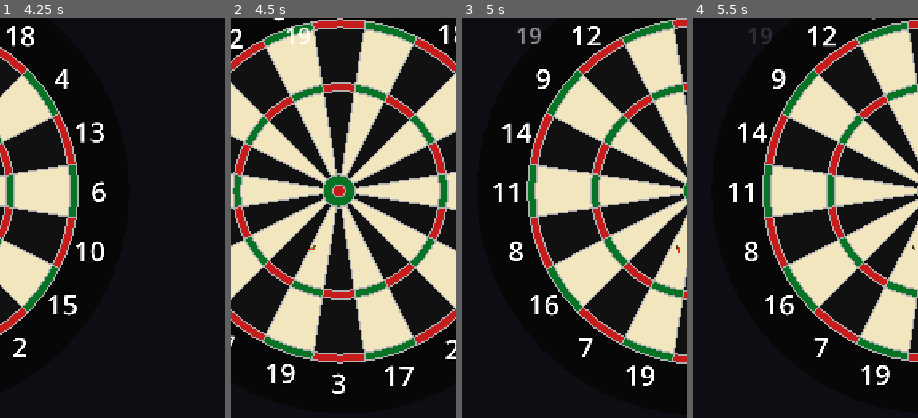
Above: before the commit, frames 1-4 (left to right).
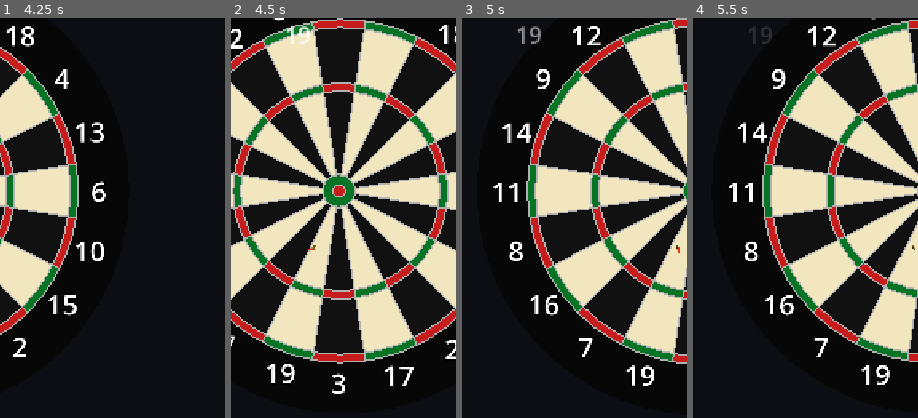
Above: after the commit, the same moments.

Repository: richardbowman123/dart-attack
Game: Godot game, scene res://scenes/menu.tscn
The game is run twice, just before and just after one commit, with the same random seed, the same clock (stepped at 60 frames per second) and the same inputs.
Inputs (mouse positions are % of the whole screen's width and height, from its top left):
- Up to frame 1 (4.25 s): click "Round the Clock" at 0.5 s; tap Enter at 1.25 s; move the mouse to (72, 45) at 1.27 s; hold Right 1.28-2 s; tap R at 1.35, 2.85 s; click (72, 45) at 1.42 s; drag from (30, 55) to (45, 70) at 2.02 s; move the mouse to (60, 28) at 2.77 s; hold Right 2.78-3.5 s; click (60, 28) at 2.92 s; drag from (45, 70) to (20, 35) at 3.52 s
- Up to frame 2 (4.5 s): move the mouse to (80, 65) at 4.27 s; hold Left from 4.28 s (still down); tap R at 4.35 s; click (80, 65) at 4.42 s
- Up to frame 3 (5 s): keep holding Left
- Up to frame 4 (5.5 s): release Left at 5 s; drag from (20, 35) to (35, 25) at 5.02 s
The pictures show only the part of the screen within x 34-84%, y 28-78%; the shares and areas given below are measured in that part.

Frame 1 is identical in both runs. In frame 2, less than 0.1% of the frame differs, in the area x 24-36%, y 2-7%; in frame 3, less than 0.1%, in the area x 24-35%, y 2-7%; in frame 4, less than 0.1%.

Commit message:
Add web export, narrative design doc, and character art
- Web export in docs/ folder ready for GitHub Pages
- Full game narrative document covering career progression, meta-game systems, and character arcs
- Three Dai "The Dragon" Davies character images (profile, full body, in situ)
- Character players reference file
- Game mechanic improvements from parallel session (camera, dart, throw system)
- Export presets config for Godot web builds

Co-Authored-By: Claude Opus 4.6 <noreply@anthropic.com>

Diff:
--- a/scripts/camera_rig.gd
+++ b/scripts/camera_rig.gd
@@ -16,6 +16,15 @@
 var _current_pos := Vector3.ZERO
 var _current_fov := DEFAULT_FOV
 
+# ── Multi-touch gesture state (mobile pinch/pan) ──
+var _touches: Dictionary = {}  # touch_index -> position
+var _prev_pinch_dist := 0.0
+var _prev_pinch_mid := Vector2.ZERO
+var _is_gesturing := false     # True when 2+ fingers are down
+
+# ── Right-click drag (PC pan) ──
+var _right_dragging := false
+
 func _ready() -> void:
 	_camera = Camera3D.new()
 	_camera.fov = DEFAULT_FOV
@@ -24,6 +33,9 @@
 
 func get_camera() -> Camera3D:
 	return _camera
+
+func is_gesturing() -> bool:
+	return _is_gesturing
 
 func _process(delta: float) -> void:
 	_handle_keyboard_pan(delta)
@@ -45,15 +57,80 @@
 		_target.x = clampf(_target.x, -PAN_LIMIT, PAN_LIMIT)
 		_target.y = clampf(_target.y, -PAN_LIMIT, PAN_LIMIT)
 
+# ── Multi-touch handling (pinch-to-zoom + two-finger pan) ──
+# Uses _input so both camera and throw system can independently track touches.
+
+func _input(event: InputEvent) -> void:
+	if event is InputEventScreenTouch:
+		var touch := event as InputEventScreenTouch
+		if touch.pressed:
+			_touches[touch.index] = touch.position
+		else:
+			_touches.erase(touch.index)
+		_update_gesture_state()
+
+	elif event is InputEventScreenDrag:
+		var drag := event as InputEventScreenDrag
+		if drag.index in _touches:
+			_touches[drag.index] = drag.position
+		if _is_gesturing and _touches.size() >= 2:
+			_handle_pinch_pan()
+
+func _update_gesture_state() -> void:
+	if _touches.size() >= 2 and not _is_gesturing:
+		# Entering gesture mode — snapshot initial pinch state
+		_is_gesturing = true
+		var positions: Array = _touches.values()
+		_prev_pinch_dist = (positions[0] as Vector2).distance_to(positions[1] as Vector2)
+		_prev_pinch_mid = ((positions[0] as Vector2) + (positions[1] as Vector2)) / 2.0
+	elif _touches.size() < 2 and _is_gesturing:
+		_is_gesturing = false
+
+func _handle_pinch_pan() -> void:
+	var positions: Array = _touches.values()
+	var p0: Vector2 = positions[0]
+	var p1: Vector2 = positions[1]
+
+	var dist := p0.distance_to(p1)
+	var mid := (p0 + p1) / 2.0
+
+	# Pinch zoom — spread fingers to zoom in, pinch to zoom out
+	var dist_delta := dist - _prev_pinch_dist
+	_zoom = clampf(_zoom + dist_delta * 0.003, 0.0, 1.0)
+
+	# Two-finger pan — drag both fingers to move the view
+	var mid_delta := mid - _prev_pinch_mid
+	var pan_scale := lerpf(0.003, 0.008, _zoom)
+	_target.x -= mid_delta.x * pan_scale
+	_target.y += mid_delta.y * pan_scale  # Screen Y is inverted vs board Y
+	_target.x = clampf(_target.x, -PAN_LIMIT, PAN_LIMIT)
+	_target.y = clampf(_target.y, -PAN_LIMIT, PAN_LIMIT)
+
+	_prev_pinch_dist = dist
+	_prev_pinch_mid = mid
+
+# ── PC controls (scroll wheel, right-click drag, keyboard) ──
+
 func _unhandled_input(event: InputEvent) -> void:
-	# Scroll wheel to zoom
 	if event is InputEventMouseButton:
 		var mb: InputEventMouseButton = event
-		if mb.pressed:
-			if mb.button_index == MOUSE_BUTTON_WHEEL_UP:
-				_zoom = clampf(_zoom + ZOOM_SPEED, 0.0, 1.0)
-			elif mb.button_index == MOUSE_BUTTON_WHEEL_DOWN:
-				_zoom = clampf(_zoom - ZOOM_SPEED, 0.0, 1.0)
+		# Scroll wheel to zoom
+		if mb.pressed and mb.button_index == MOUSE_BUTTON_WHEEL_UP:
+			_zoom = clampf(_zoom + ZOOM_SPEED, 0.0, 1.0)
+		elif mb.pressed and mb.button_index == MOUSE_BUTTON_WHEEL_DOWN:
+			_zoom = clampf(_zoom - ZOOM_SPEED, 0.0, 1.0)
+		# Right-click to start/stop pan drag
+		elif mb.button_index == MOUSE_BUTTON_RIGHT:
+			_right_dragging = mb.pressed
+
+	# Right-click drag to pan
+	if event is InputEventMouseMotion and _right_dragging:
+		var motion: InputEventMouseMotion = event
+		var pan_scale := lerpf(0.003, 0.008, _zoom)
+		_target.x -= motion.relative.x * pan_scale
+		_target.y += motion.relative.y * pan_scale
+		_target.x = clampf(_target.x, -PAN_LIMIT, PAN_LIMIT)
+		_target.y = clampf(_target.y, -PAN_LIMIT, PAN_LIMIT)
 
 	# R key to reset camera
 	if event is InputEventKey:
--- a/scripts/dart.gd
+++ b/scripts/dart.gd
@@ -140,8 +140,14 @@
 	_stuck = true
 	freeze = true
 
-	# Check if we hit the board surface or something else (back wall = miss)
-	var hit_pos_2d := Vector2(global_position.x, global_position.y)
+	# Score from the tip position, not the body centre.
+	# The tip is offset along the dart's -Z axis by (barrel_length + TIP_LENGTH).
+	# Using the body centre caused trebles to score as singles because the body
+	# is displaced inward from the tip when the dart approaches at an angle.
+	var data := DartData.get_tier(_tier)
+	var tip_local := Vector3(0, 0, -(data["barrel_length"] + TIP_LENGTH))
+	var tip_world := global_transform * tip_local
+	var hit_pos_2d := Vector2(tip_world.x, tip_world.y)
 	var dist_from_centre := hit_pos_2d.length() / BoardData.BOARD_RADIUS
 
 	if body.name == "BackWall" or dist_from_centre > BoardData.DOUBLE_OUTER_R:
--- a/scripts/throw_system.gd
+++ b/scripts/throw_system.gd
@@ -30,6 +30,11 @@
 var _aim_before_flick := Vector2.ZERO
 var _last_slow_pos := Vector2.ZERO
 var _last_slow_time := 0.0
+
+# ── Multi-touch tracking ──
+# Independently tracks finger count so we can cancel throws during pinch/zoom gestures
+var _active_touch_count := 0
+var _gesture_occurred := false  # Set true when 2+ fingers detected, stays until all lift
 
 func setup(darts_container: Node3D, viewport_size: Vector2) -> void:
 	_darts_container = darts_container
@@ -60,8 +65,34 @@
 	_reticle.visible = false
 	add_child(_reticle)
 
+# Track all touches via _input so we know when multi-touch is happening.
+# This runs alongside camera_rig's _input — neither consumes the events,
+# they just independently track state.
+func _input(event: InputEvent) -> void:
+	if event is InputEventScreenTouch:
+		var touch := event as InputEventScreenTouch
+		if touch.pressed:
+			_active_touch_count += 1
+		else:
+			_active_touch_count = maxi(_active_touch_count - 1, 0)
+
+		# Second finger down — cancel any in-progress throw aim
+		if _active_touch_count > 1:
+			_gesture_occurred = true
+			if _is_touching:
+				_is_touching = false
+				_reticle.visible = false
+
+		# All fingers lifted — reset gesture flag for next touch
+		if _active_touch_count == 0:
+			_gesture_occurred = false
+
 func _unhandled_input(event: InputEvent) -> void:
 	if not _can_throw:
+		return
+
+	# Ignore all single-touch events if a gesture just happened
+	if _gesture_occurred:
 		return
 
 	if event is InputEventScreenTouch:
Binary file added: Dai The Dragon Davies 16 full body.jpg
Binary file added: Dai The Dragon Davies 16 in situ.jpg
Binary file added: Dai The Dragon Davies 16 profile.jpg
Binary file added: docs/index.png
Not shown, added: export_presets.cfg
Not shown, added: Dart Attack players.pptx
Not shown, changed: NOTES.md
Not shown, added: docs/index.audio.position.worklet.js
Not shown, added: docs/index.audio.worklet.js
Not shown, added: docs/index.html
Not shown, added: docs/index.js
Not shown, added: docs/index.pck
(and 1 more such lines)
